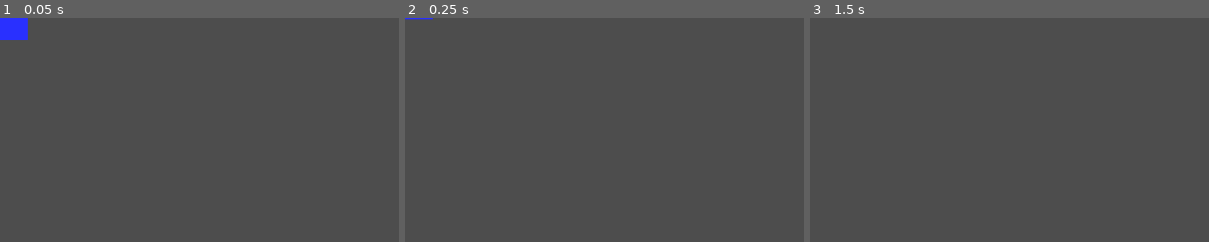
Above: before the commit, frames 1-3 (left to right).
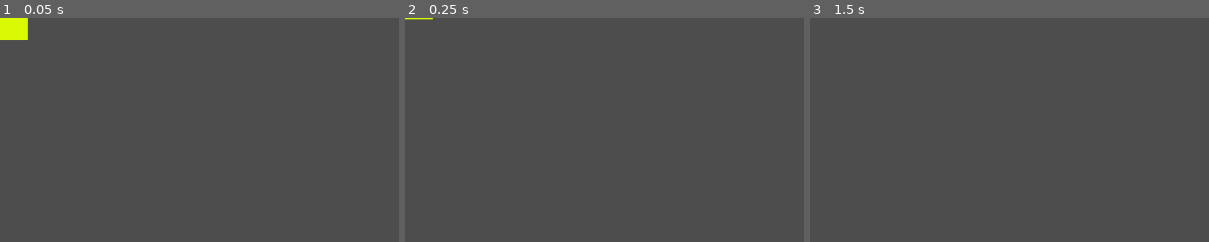
Above: after the commit, the same moments.

Repository: n4than0193-star/drill-digger
Game: Godot game, scene res://Scenes/super_star.tscn
The game is run twice, just before and just after one commit, with the same random seed, the same clock (stepped at 60 frames per second) and the same inputs. This scene is started directly instead of the project's main scene.
Inputs (mouse positions are % of the whole screen's width and height, from its top left):
- Up to frame 1 (0.05 s): no input
- Up to frame 2 (0.25 s): no input
- Up to frame 3 (1.5 s): tap Enter at 0.5 s; move the mouse to (72, 45) at 0.52 s; hold Right (Right) 0.53-1.28 s; tap Alt at 0.6 s; click (72, 45) at 0.67 s; tap Space at 1.25 s; move the mouse to (30, 55) at 1.27 s; hold Down from 1.28 s (still down); tap Shift at 1.35 s
The pictures show only the part of the screen within x 0-50%, y 0-50%; the shares and areas given below are measured in that part.

The runs differ from the first frame. In frame 1, 0.7% of the frame differs, in the area x 0-8%, y 0-10%; in frame 2, less than 0.1%; in frame 3, nothing differs.

Commit message:
2 new powerups + Bugfixing and Playtesting
Slightly chiller session: just set up two new powerups: the star(super mario style), and the shrinker (shrinks hitbox and increases speed). Did a lot of bugfixing/optimisation, and a lot odf playtesting, tweaking certain values to improve gamefeel.

Diff:
--- a/Scenes/game.tscn
+++ b/Scenes/game.tscn
@@ -1,7 +1,9 @@
-[gd_scene load_steps=3 format=3 uid="uid://4sdmdtgh2xun"]
+[gd_scene load_steps=4 format=3 uid="uid://4sdmdtgh2xun"]
 
 [ext_resource type="Script" uid="uid://bvb8d3wdse3pg" path="res://Scripts/game.gd" id="1_qxrlw"]
 [ext_resource type="PackedScene" uid="uid://bivge62f53o7t" path="res://Scenes/player.tscn" id="2_wrm1d"]
+
+[sub_resource type="Theme" id="Theme_qxrlw"]
 
 [node name="Main" type="Node2D"]
 script = ExtResource("1_qxrlw")
@@ -32,6 +34,8 @@
 offset_top = 37.0
 offset_right = 173.0
 offset_bottom = 64.0
+theme = SubResource("Theme_qxrlw")
+value = 100.0
 
 [node name="GameOver" type="Label" parent="Overlays"]
 visible = false
@@ -48,5 +52,12 @@
 offset_right = 51.0
 offset_bottom = 91.0
 
+[node name="Countdown" type="RichTextLabel" parent="Overlays"]
+visible = false
+offset_left = 539.0
+offset_top = 289.0
+offset_right = 618.0
+offset_bottom = 345.0
+
 [connection signal="timeout" from="Timers/ObsTimer" to="." method="_on_obs_timer_timeout"]
 [connection signal="timeout" from="Timers/PwrTimer" to="." method="_on_pwr_timer_timeout"]
--- /dev/null
+++ b/Scenes/shrinker.tscn
@@ -0,0 +1,25 @@
+[gd_scene load_steps=3 format=3 uid="uid://cmqet0126mhov"]
+
+[ext_resource type="Script" uid="uid://d2kd3cenvo7kd" path="res://Scripts/shrinker.gd" id="1_wyack"]
+
+[sub_resource type="RectangleShape2D" id="RectangleShape2D_531tj"]
+size = Vector2(40, 40)
+
+[node name="Shrinker" type="Node2D" groups=["spawned_items"]]
+
+[node name="Area2D" type="Area2D" parent="."]
+collision_layer = 4
+collision_mask = 9
+script = ExtResource("1_wyack")
+
+[node name="ColorRect" type="ColorRect" parent="Area2D"]
+offset_right = 40.0
+offset_bottom = 40.0
+color = Color(0.249348, 0.998929, 0.21212, 1)
+metadata/_edit_use_anchors_ = true
+
+[node name="CollisionShape2D" type="CollisionShape2D" parent="Area2D"]
+position = Vector2(20, 20)
+shape = SubResource("RectangleShape2D_531tj")
+
+[connection signal="body_entered" from="Area2D" to="Area2D" method="_on_body_entered"]
--- a/Scenes/super_star.tscn
+++ b/Scenes/super_star.tscn
@@ -15,7 +15,7 @@
 [node name="ColorRect" type="ColorRect" parent="Area2D"]
 offset_right = 40.0
 offset_bottom = 40.0
-color = Color(0.16, 0.188, 1, 1)
+color = Color(0.85064, 0.98, 0.00979999, 1)
 metadata/_edit_use_anchors_ = true
 
 [node name="CollisionShape2D" type="CollisionShape2D" parent="Area2D"]
--- a/Scripts/game.gd
+++ b/Scripts/game.gd
@@ -5,12 +5,13 @@
 
 var shield := preload("res://Scenes/shield.tscn")
 var magnet := preload("res://Scenes/magnet.tscn")
+var shrinker := preload("res://Scenes/shrinker.tscn")
 var star:= preload("res://Scenes/super_star.tscn")
 
 
 # Called when the node enters the scene tree for the first time.
 func _ready() -> void:
-	pass
+	$Overlays/Countdown.add_theme_font_size_override("normal_font_size", 32)
 
 
 # Called every frame. 'delta' is the elapsed time since the previous frame.
@@ -93,10 +94,12 @@
 					break
 		attempts += 1
 
-	if r < 0.4:
+	if r < 0.3:
 		new_pwr = shield.instantiate() # one time use shield
-	elif 0.4 <= r and r < 0.8:
+	elif 0.3 <= r and r < 0.6:
 		new_pwr = magnet.instantiate() # attracts water
+	elif 0.6 <= r and r < 0.9:
+		new_pwr = shrinker.instantiate()
 	else:
 		new_pwr = star.instantiate() #equivalent of super star in mario or slightly worse lol
 
--- a/Scripts/global_variables.gd
+++ b/Scripts/global_variables.gd
@@ -7,8 +7,9 @@
 var trail_size: float = 200 #size of root trail
 var death = false #self explanatory
 var shield = false #checks whether invincible power-up is active
-var magnet = false #checks whether magnet power up is active
-var star = false
+var magnet = false #checks whether magnet power-up is active
+var star = false #checks whether star power-up is active
+var shrink = false #checks whether shrink power-up is active (potion)
 
 func _process(delta: float) -> void:
 	if moisture > 100.0:
--- a/Scripts/magnet.gd
+++ b/Scripts/magnet.gd
@@ -20,7 +20,7 @@
 		GlobalVariables.magnet = true
 		print("Magnet On")
 		$ColorRect.hide()
-		await get_tree().create_timer(1.0).timeout
+		await get_tree().create_timer(5.0).timeout
 		GlobalVariables.magnet = false
 		print("Magnet Off")
 		die()
--- a/Scripts/player.gd
+++ b/Scripts/player.gd
@@ -6,6 +6,7 @@
 func _ready() -> void:
 	tip.position = Vector2(576, 0)
 	trail.clear_points()
+
 
 func _process(delta: float) -> void:
 	GlobalVariables.moisture -= 4.0 * delta
@@ -18,7 +19,13 @@
 	tip.move_and_slide()
 	tip.position.x = clamp(tip.position.x, 304, 853)
 
-	GlobalVariables.depth += GlobalVariables.growth_speed * delta * 0.1
+	if GlobalVariables.star == true:
+		GlobalVariables.depth += GlobalVariables.growth_speed * delta * 0.3
+	elif GlobalVariables.shrink == true:
+		GlobalVariables.depth += GlobalVariables.growth_speed * delta * 0.2
+		scale *= 0.5
+	else:
+		GlobalVariables.depth += GlobalVariables.growth_speed * delta * 0.1
 
 	if not GlobalVariables.death:
 		for i in range(trail.get_point_count()):
--- /dev/null
+++ b/Scripts/shrinker.gd
@@ -0,0 +1,28 @@
+extends Area2D
+
+# Called when the node enters the scene tree for the first time.
+func _ready() -> void:
+	pass # Replace with function body.
+
+# Called every frame. 'delta' is the elapsed time since the previous frame.
+func _process(delta: float) -> void:
+	if not GlobalVariables.death:
+		position.y -= GlobalVariables.growth_speed * delta
+
+	if position.y < -1000:
+		queue_free()
+
+func die():
+	queue_free()
+
+func _on_body_entered(body: CharacterBody2D) -> void:
+	if body.name == "RootTip":
+		GlobalVariables.shrink = true
+		GlobalVariables.growth_speed = 300.0
+		print("SHRINK!!!")
+		$ColorRect.hide()
+		await get_tree().create_timer(5.0).timeout
+		GlobalVariables.shrink = false
+		GlobalVariables.growth_speed = 150.0
+		print("unshrink.")
+		die()
--- a/Scripts/super_star.gd
+++ b/Scripts/super_star.gd
@@ -12,13 +12,27 @@
 	if position.y < -1000:
 		queue_free()
 
-func die():
-	queue_free()
-
 func _on_body_entered(body: CharacterBody2D) -> void:
 	if body.name == "RootTip":
+		var collision = get_node_or_null("CollisionShape2D")
+		if collision:
+			collision.set_deferred("disabled", true)
+
 		GlobalVariables.star = true
+		GlobalVariables.growth_speed = 450.0
+		print("STAR :D")
 		$ColorRect.hide()
-		await get_tree().create_timer(1.0).timeout
-		GlobalVariables.star = false
-		die()
+
+		var global_timer := Timer.new()
+		global_timer.wait_time = 5.0
+		global_timer.one_shot = true
+		global_timer.timeout.connect(func():
+			GlobalVariables.star = false
+			GlobalVariables.growth_speed = 150.0
+			print("...no star... D:")
+			global_timer.queue_free())
+
+		get_tree().root.add_child(global_timer)
+		global_timer.start()
+
+		queue_free()
Not shown, added: Scripts/shrinker.gd.uid
